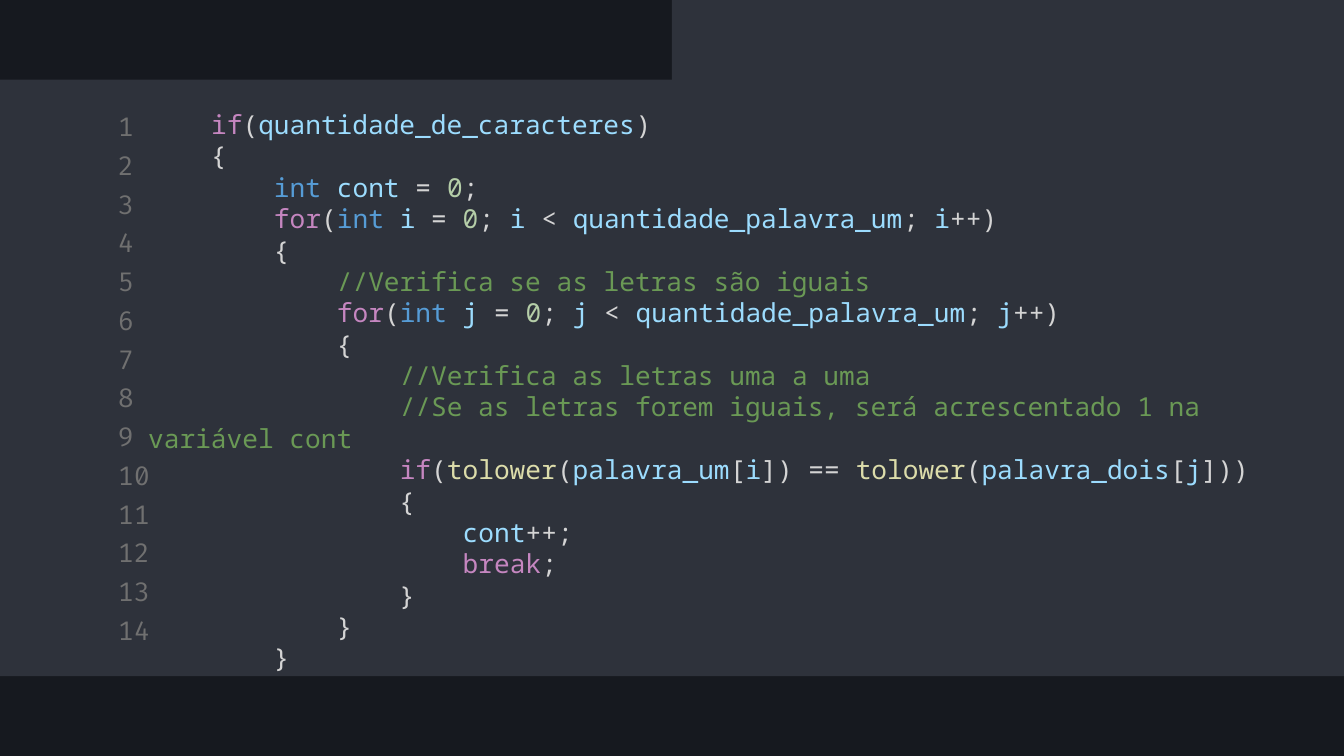
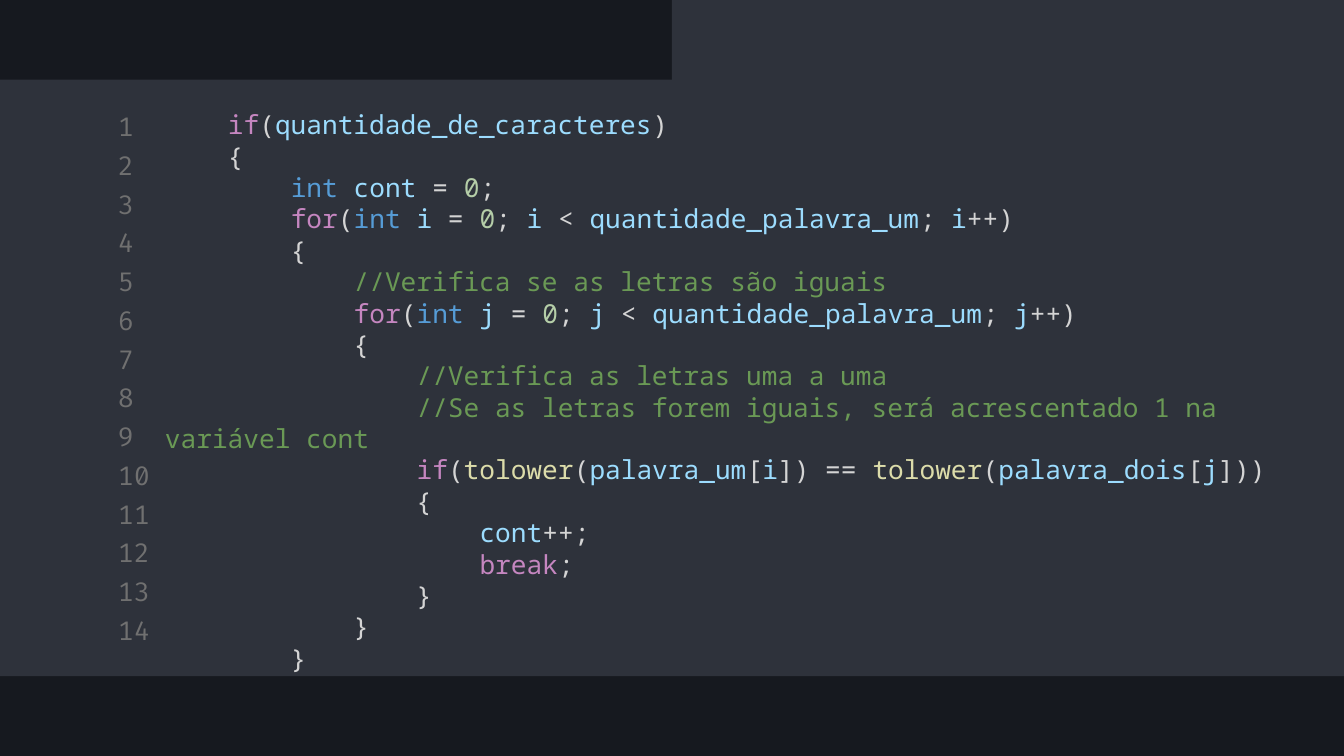
Before and after one commit to RodrigoEduardo347/exercicios-em-c, a slide deck: slide 4 of alg2-ex-propostos-3/ex-proposto-2/exercicio2.pptx. Drawn at 1344x756 pixels with LibreOffice and Linux fonts; fonts in the diff are those of the drawing. Boxes give left, top, right and bottom in pixels: in the first picture for what was removed or moved away, otherwise in the second. Text is boxed around its words. In the diff, an @@ line names an element or a change of style, - is before the commit and + after.

```diff
--- a/alg2-ex-propostos-3/ex-proposto-2/exercicio2.pptx
+++ b/alg2-ex-propostos-3/ex-proposto-2/exercicio2.pptx
@@ text "if(quantidade_de_caracteres)": place and size @@
-text "if(quantidade_de_caracteres)" at box(148, 114, 1249, 577)
+text "if(quantidade_de_caracteres)" at box(165, 114, 1266, 578)
```
Also in this commit, not shown: 1 slide added, 6 other files.
